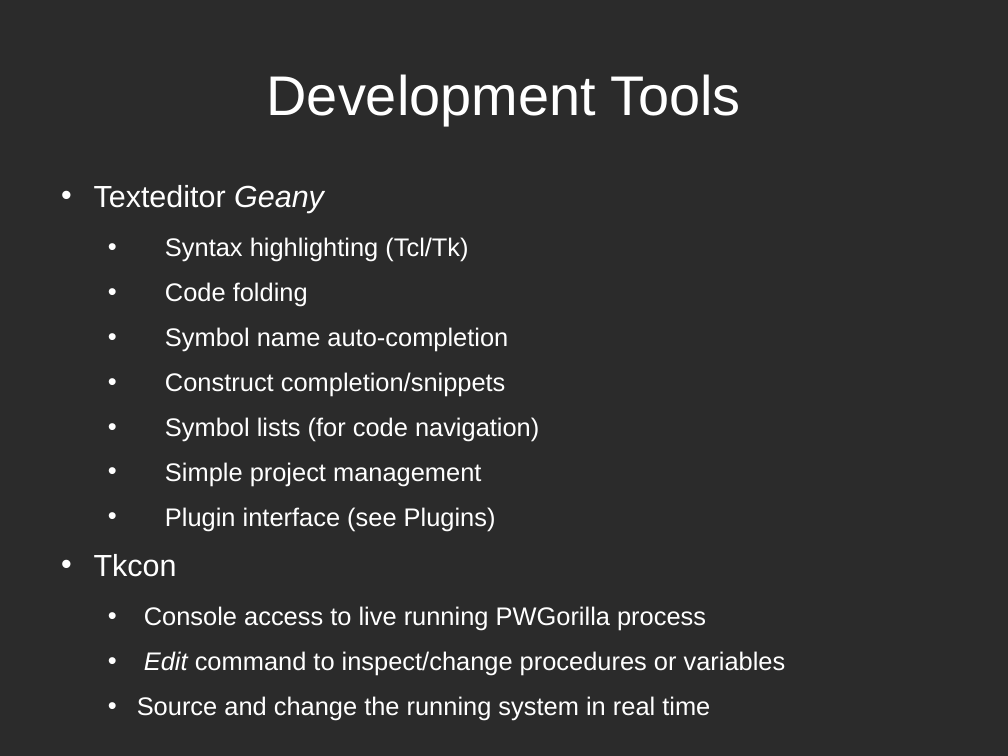
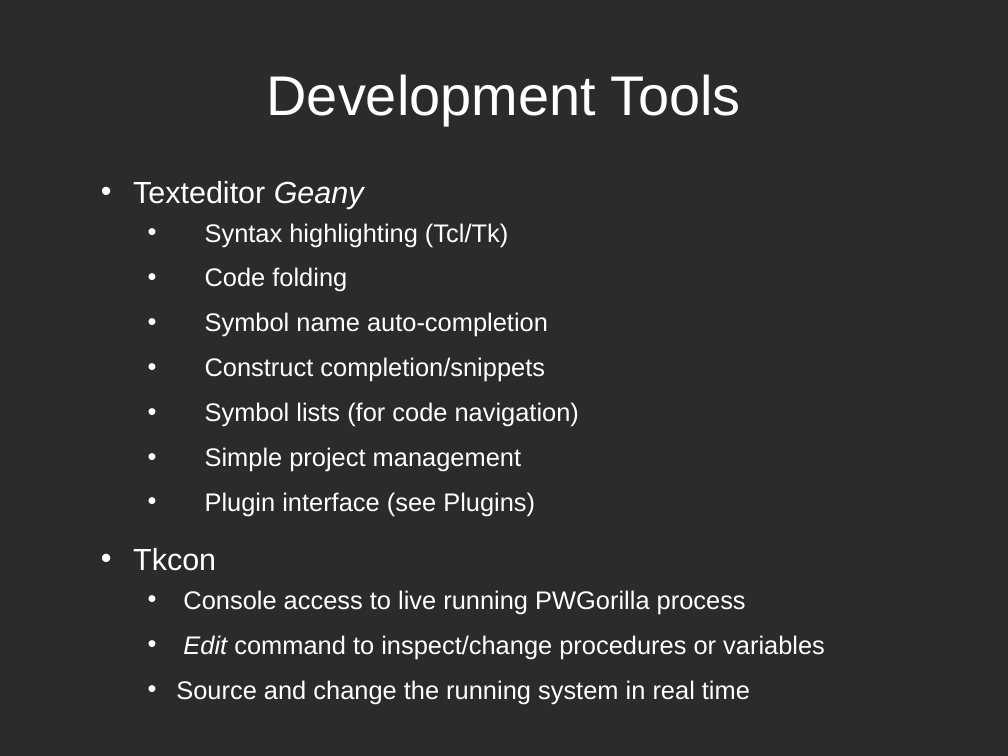
Before and after one commit to zdia/gorilla, a slide deck: slide 10 of EuroTcl 2012/PWgorila.odp. Drawn at 1008x756 pixels with LibreOffice and Linux fonts; fonts in the diff are those of the drawing; background and template pictures are left out; a plain dark background stands for a picture behind light text. Boxes give left, top, right and bottom in pixels: in the first picture for what was removed or moved away, otherwise in the second. Text is boxed around its words. In the diff, an @@ line names an element or a change of style, - is before the commit and + after.

Commit message:
new master-po-files for version 1.5.3.7
small change to presentation file PWgorilla.odp

```diff
--- a/EuroTcl 2012/PWgorila.odp
+++ b/EuroTcl 2012/PWgorila.odp
@@ text "Texteditor Geany": place and size @@
-text "Texteditor Geany" at [94, 185, 786, 721]
+text "Texteditor Geany" at [133, 181, 579, 516]
@@ text at [133, 181, 364, 209]: less space between paragraphs @@
@@ text at [94, 554, 786, 721]: paragraphs removed @@
-• Tkcon
-  • Console access to live running PWGorilla process
-  • Edit command to inspect/change procedures or variables
-  • Source and change the running system in real time
@@ text added at [133, 548, 825, 704], 20 pt, text #FFFFFF @@
+• Tkcon
+  • Console access to live running PWGorilla process
+  • Edit command to inspect/change procedures or variables
+  • Source and change the running system in real time
```
Also in this commit, not shown: 23 other slides changed, 11 slides added, 5 slides removed, 8 other files.
